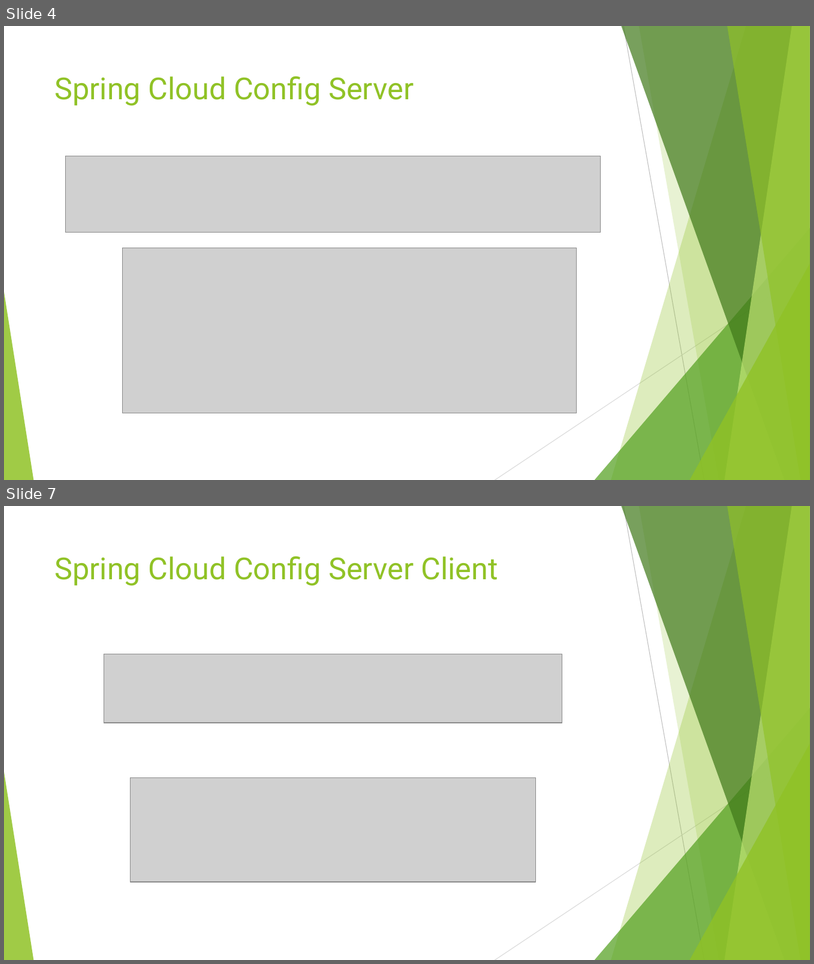
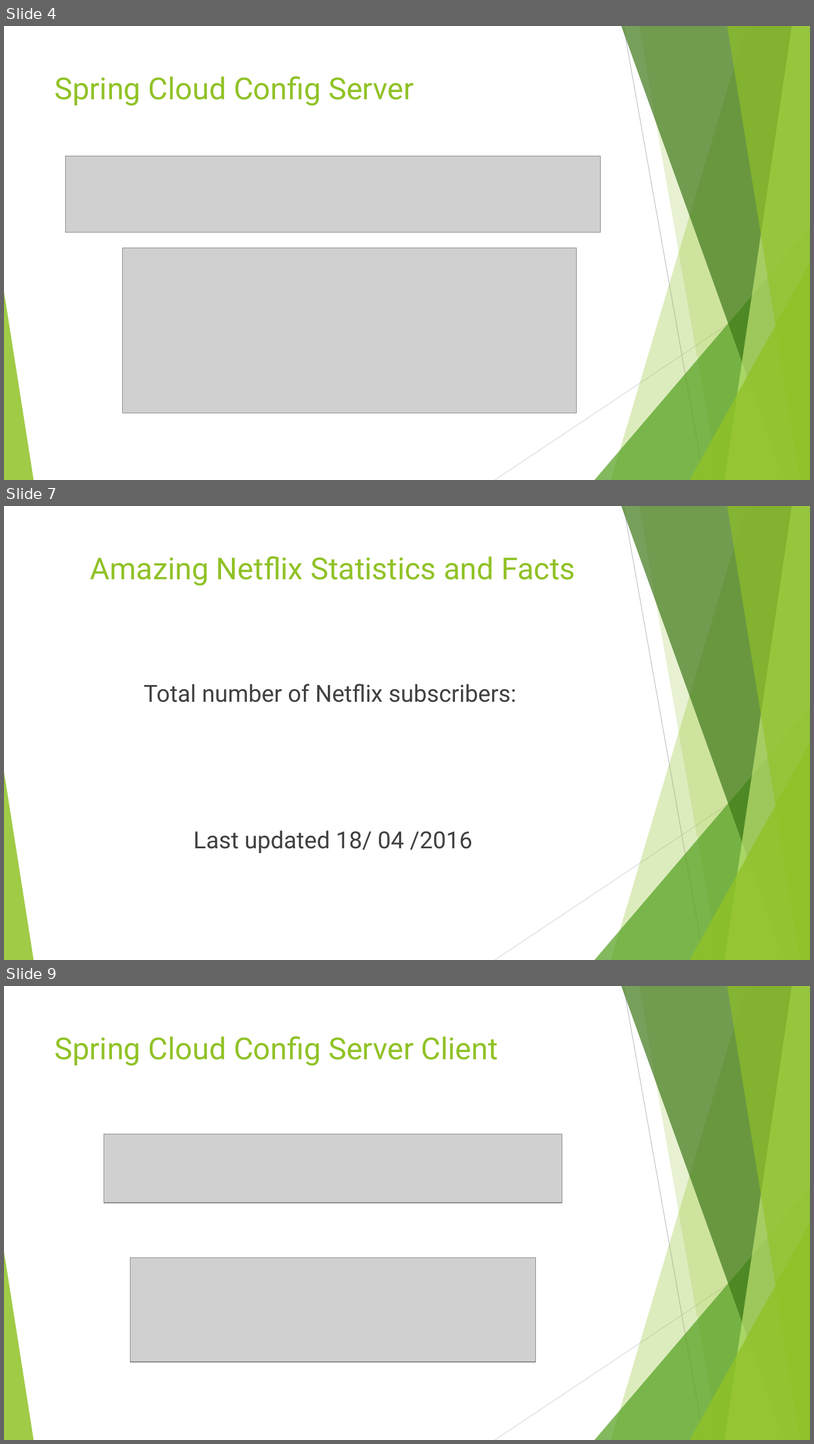
Before and after one commit to brrshh/configuration, a slide deck: Spring Cloud.pptx. Shown one above the other, each under a label of ours: slides 4 and 7 before the commit, slides 4, 7 and 9 after it; the slides between them are not shown. The pictures are 814x964 and 814x1444 pixels, drawn with LibreOffice and Linux fonts; fonts in the diff are those of the drawing; grey boxes stand for pictures. Boxes give left, top, right and bottom in pixels: in the first picture for what was removed or moved away, otherwise in the second. Text is boxed around its words. In the diff, an @@ line names an element or a change of style, - is before the commit and + after.

```diff
--- a/Spring Cloud.pptx
+++ b/Spring Cloud.pptx
@@ slide 7 added at box(4, 506, 810, 960), background #FFFFFF; not listed: 10 template elements that a slide beside it also shows @@
@@ title added at box(90, 556, 575, 586), 36 pt, text #90C226 @@
+Amazing Netflix Statistics and Facts
@@ text added at box(144, 684, 516, 853), 28 pt, text #404040 @@
+Total number of Netflix subscribers:
+Last updated 18/ 04 /2016
@@ what was slide 7 is now slide 9 @@
```
Also in this commit, not shown: 8 slides changed, 9 other slides added, 29 other files.
